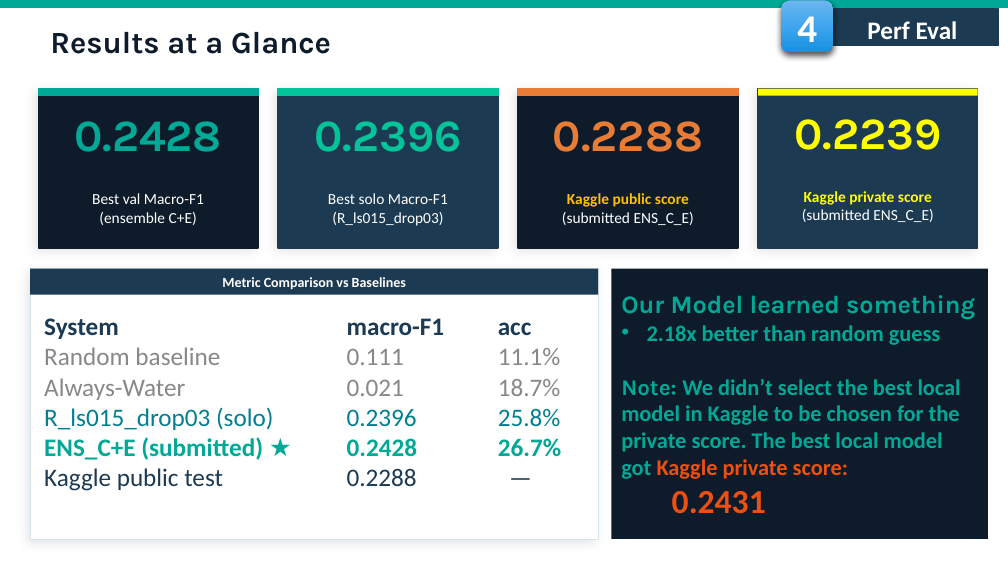
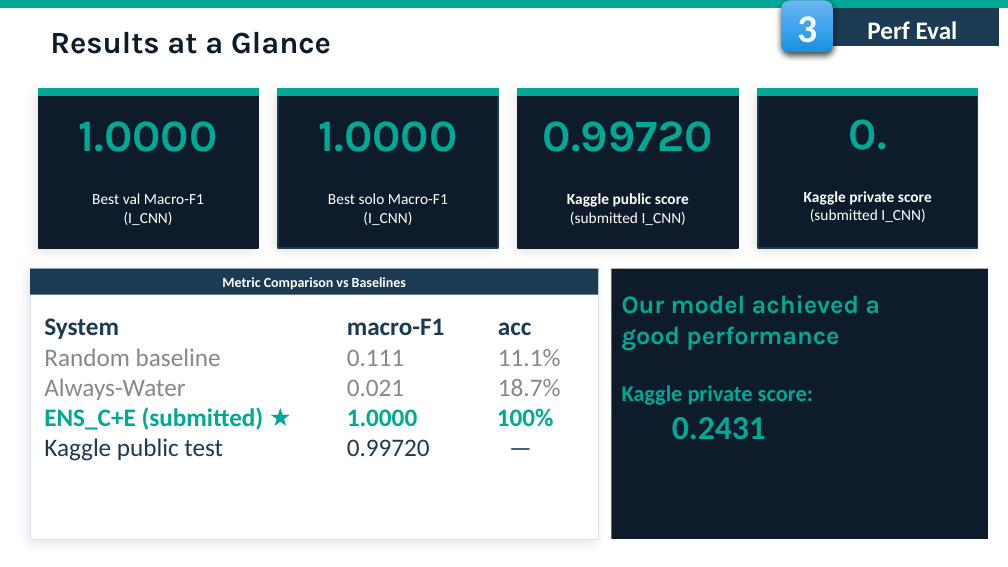
Before and after one commit to fmssilva/DL_Proj, a slide deck: slide 21 of assignment_1/task2/Task2_report.pptx (slide 24 before the commit). Drawn at 1008x567 pixels with LibreOffice and Linux fonts; fonts in the diff are those of the drawing; background and template pictures are left out. Boxes give left, top, right and bottom in pixels: in the first picture for what was removed or moved away, otherwise in the second. Text is boxed around its words. In the diff, an @@ line names an element or a change of style, - is before the commit and + after.

```diff
--- a/assignment_1/task2/Task2_report.pptx
+++ b/assignment_1/task2/Task2_report.pptx
@@ text in rounded rectangle at bbox=[797, 16, 817, 52]: text changed @@
-4
+3
@@ rectangle at bbox=[278, 89, 498, 248]: fill #1C3A52 to #0D1B2A @@
@@ rectangle at bbox=[278, 89, 498, 96]: fill #02C39A to #00A896; outline #02C39A 1 pt to #00A896 1 pt @@
@@ rectangle at bbox=[518, 89, 738, 96]: fill #E97C35 to #00A896; outline #E97C35 1 pt to #00A896 1 pt @@
@@ rectangle at bbox=[758, 89, 978, 248]: fill #1C3A52 to #0D1B2A @@
@@ rectangle at bbox=[758, 89, 978, 96]: fill #FFFF00 to #00A896; outline none to #00A896 1 pt @@
@@ text at bbox=[849, 119, 887, 150]: text changed; text colour #FFFF00 to #00A896 @@
-0.2239
+0.
@@ text at bbox=[79, 121, 218, 152]: text changed @@
-0.2428
+1.0000
@@ text at bbox=[319, 121, 458, 152]: text changed; text colour #02C39A to #00A896 @@
-0.2396
+1.0000
@@ text at bbox=[543, 121, 713, 152]: text changed; text colour #E97C35 to #00A896 @@
-0.2288
+0.99720
@@ text at bbox=[567, 193, 689, 207]: text colour #FFC000 to #FFFFFF in "Kaggle public score" @@
@@ text at bbox=[804, 191, 932, 205]: text colour #FFFF00 to #FFFFFF in "Kaggle private score" @@
@@ text at bbox=[810, 209, 925, 222]: text changed @@
-(submitted ENS_C_E)
+(submitted I_CNN)
@@ text at bbox=[124, 212, 173, 225]: text changed @@
-(ensemble C+E)
+(I_CNN)
@@ text at bbox=[363, 212, 412, 225]: text changed @@
-(R_ls015_drop03)
+(I_CNN)
@@ text at bbox=[570, 212, 686, 225]: text changed @@
-(submitted ENS_C_E)
+(submitted I_CNN)
@@ text at bbox=[622, 295, 880, 405]: text changed; size 16 to 18 pt; font Calibri to Karla @@
-Our Model learned something
-• 2.18x better than random guess
-Note: We didn’t select the best local model in Kaggle to be chosen for the private score. The best local model got Kaggle private score:
+Our model achieved a good performance
+Kaggle private score:
@@ text at bbox=[44, 407, 430, 461]: text changed; text colour #028090 to #00A896; bold on @@
-R_ls015_drop03 (solo) 0.2396 25.8%
-ENS_C+E (submitted) ★ 0.2428 26.7%
-Kaggle public test 0.2288 —
+ENS_C+E (submitted) ★ 1.0000 100%
+Kaggle public test 0.99720 —
@@ text at bbox=[672, 417, 766, 439]: text colour #EF4F0F to #00A896 in "0.2431" @@
```
Also in this commit, not shown: 21 other slides changed, 4 slides added, 7 slides removed.
